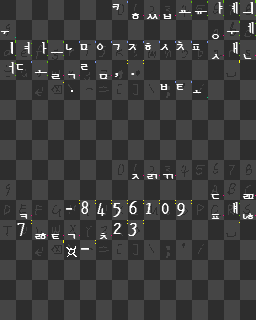
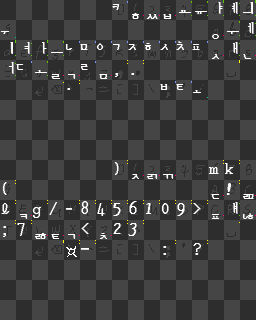
Revision of a layered (256, 320) image; what changed, layer by layer:
painted on "GLYPH TAGS–NONHANGUL" over [15, 80, 240, 244]
painted on "NONHANGUL" over [1, 88, 234, 255]
